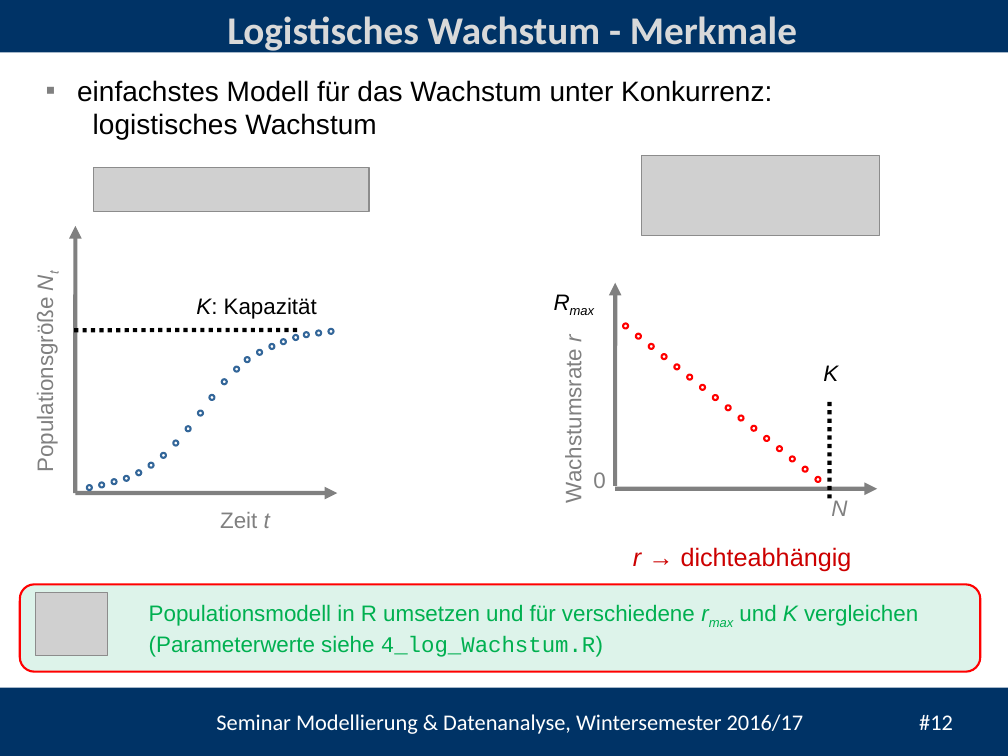
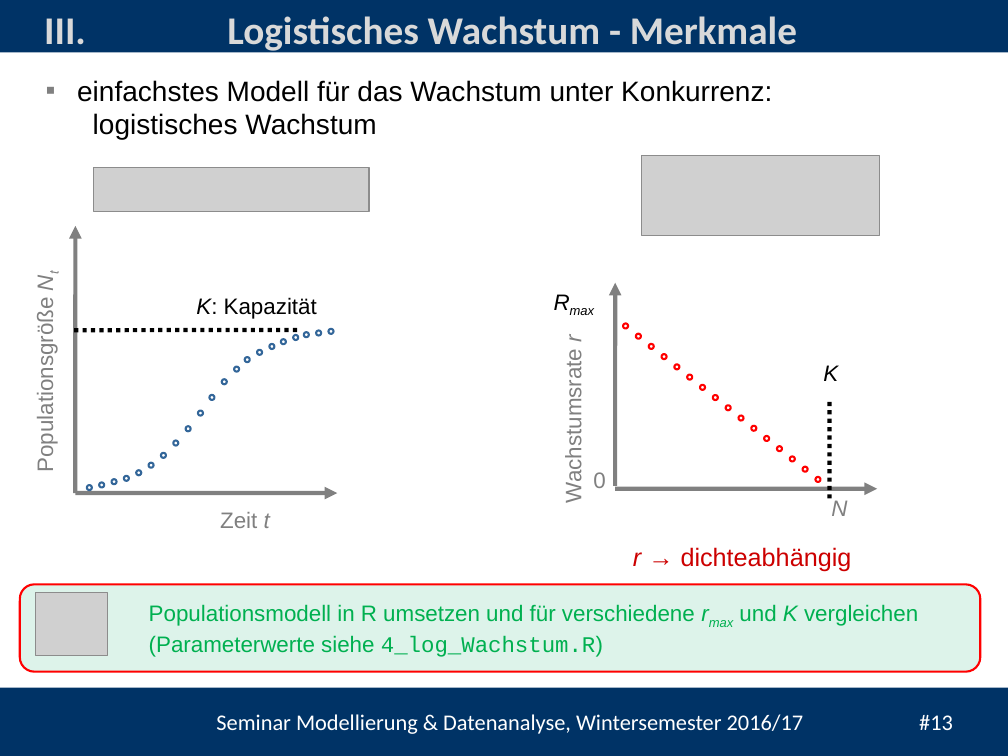
Before and after one commit to heistermann/Einf_Modellierung, a slide deck: slide 13 of Termin_2/Termin_2_Populationsmodelle.pptx (slide 12 before the commit). Drawn at 1008x756 pixels with LibreOffice and Linux fonts; fonts in the diff are those of the drawing; grey boxes stand for pictures; background and template pictures are left out. Boxes give left, top, right and bottom in pixels: in the first picture for what was removed or moved away, otherwise in the second. Text is boxed around its words. In the diff, an @@ line names an element or a change of style, - is before the commit and + after.

```diff
--- a/Termin_2/Termin_2_Populationsmodelle.pptx
+++ b/Termin_2/Termin_2_Populationsmodelle.pptx
@@ text added at bbox=[44, 18, 86, 54], 28 pt, text #D9D9D9, bold @@
+III.
@@ text at bbox=[216, 714, 953, 734]: text changed @@
-Seminar Modellierung & Datenanalyse, Wintersemester 2016/17 #12
+Seminar Modellierung & Datenanalyse, Wintersemester 2016/17 #13
```
Also in this commit, not shown: 12 other slides changed, 1 slide added, 5 other files.
